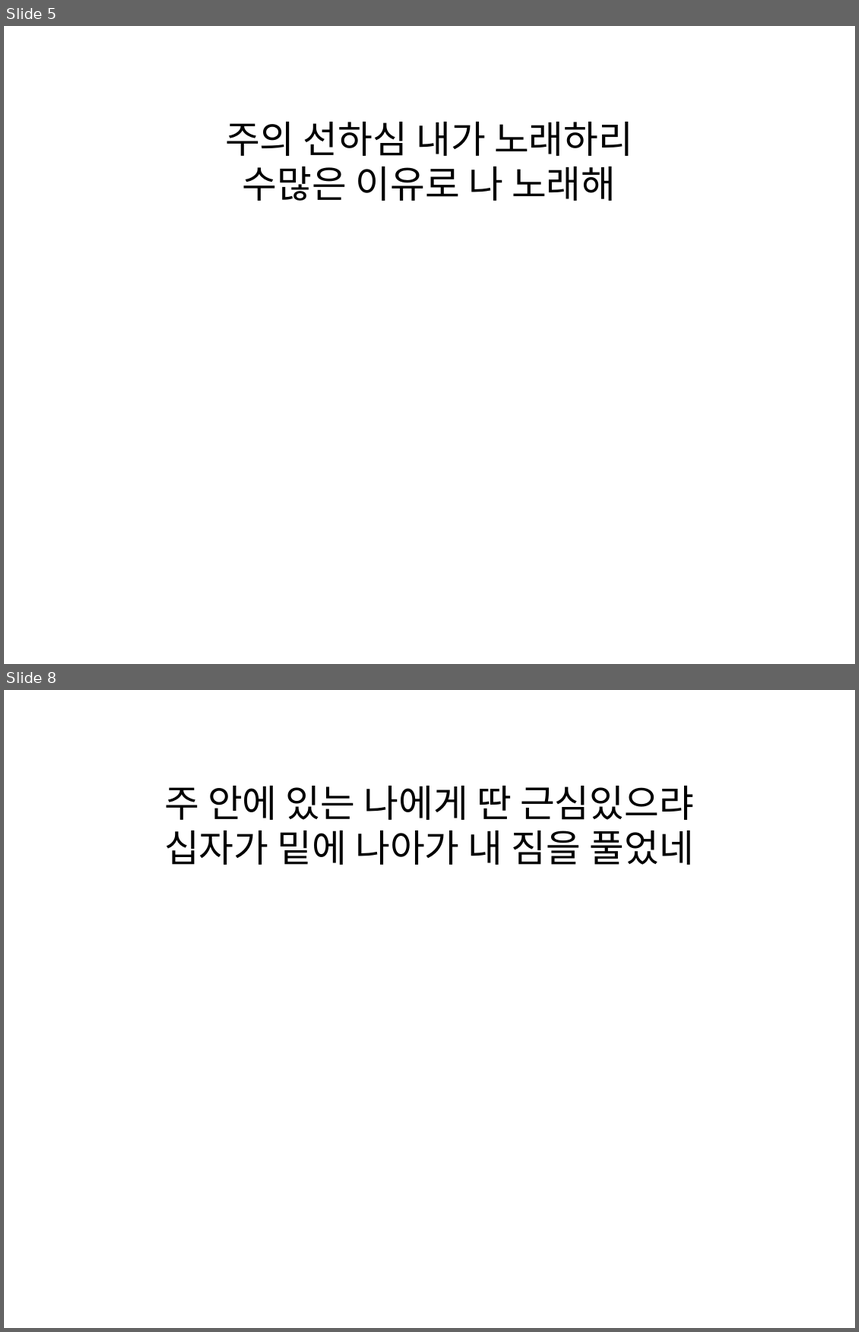
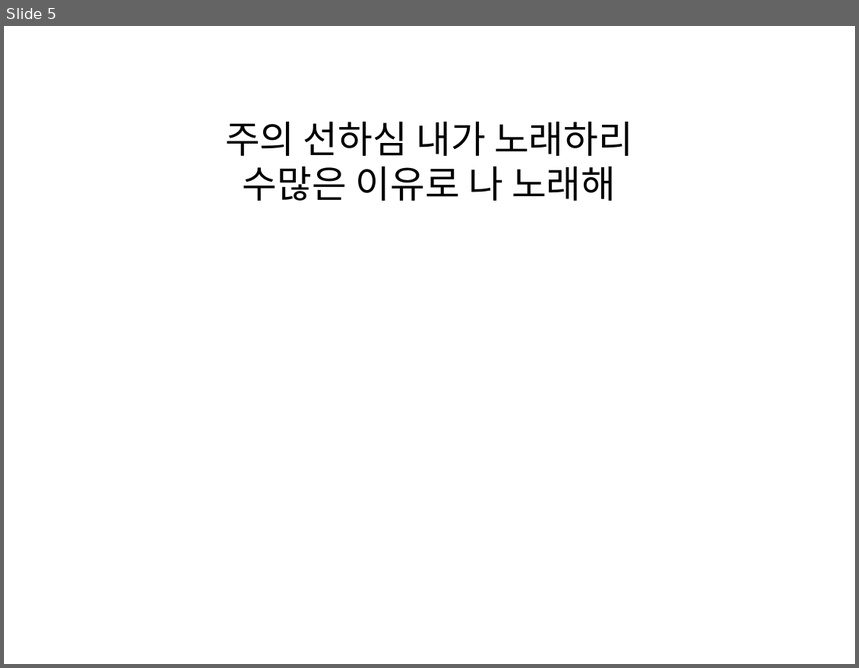
Before and after one commit to daeryuk/MusicSheetToPPT, a slide deck: static/output.pptx. Shown one above the other, each under a label of ours: slides 5 and 8 before the commit, slide 5 after it; the slides between them are not shown. The pictures are 859x1332 and 859x668 pixels, drawn with LibreOffice and Linux fonts; fonts in the diff are those of the drawing. Boxes give left, top, right and bottom in pixels: in the first picture for what was removed or moved away, otherwise in the second. Text is boxed around its words. In the diff, an @@ line names an element or a change of style, - is before the commit and + after.

```diff
--- a/static/output.pptx
+++ b/static/output.pptx
@@ slide 8 removed at [4, 690, 855, 1328], background #FFFFFF @@
@@ text removed at [164, 786, 694, 865] @@
-주 안에 있는 나에게 딴 근심있으랴
-십자가 밑에 나아가 내 짐을 풀었네
```
Also in this commit, not shown: 1 slide changed, 5 slides added, 5 other slides removed, 2 other files.
